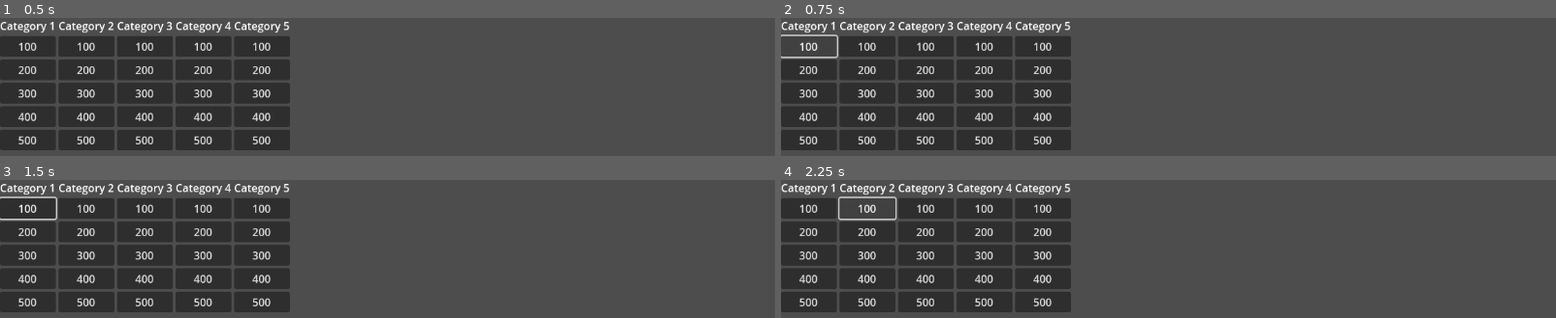
Above: before the commit, frames 1-4 (two rows, left to right).
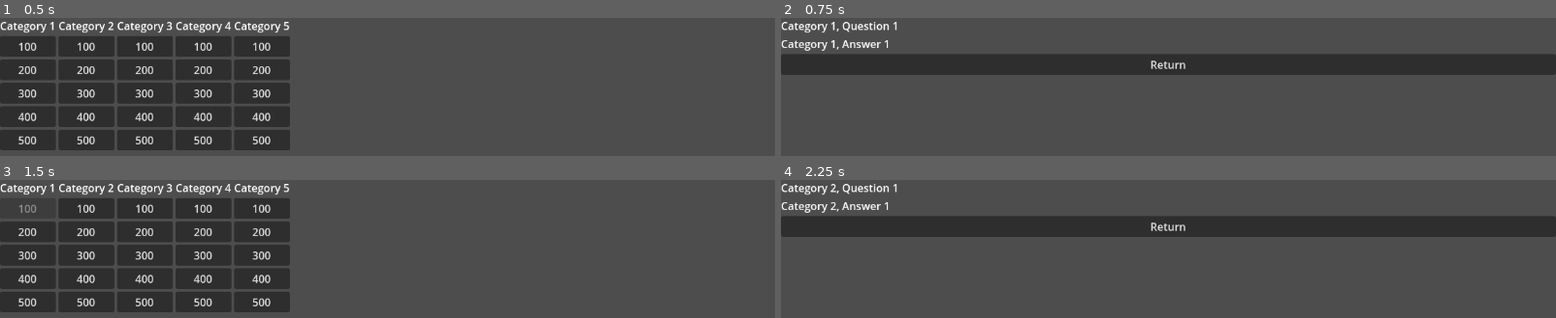
Above: after the commit, the same moments.

Repository: Team815/Jeopardy
Game: Godot game, scene res://board.tscn
Same seed, same stepped clock (60 frames per second), same inputs: the game is played once before the commit and once after it. The project has no main scene, so this scene is started directly.
Inputs (mouse positions are in pixels of both pictures, inside the frame that each line leads up to):
- Up to frame 1 (0.5 s): no input
- Up to frame 2 (0.75 s): click "100" at 0.5 s
- Up to frame 3 (1.5 s): click (387, 226) at 1.25 s, where only the run after the commit has a clickable "Return"
- Up to frame 4 (2.25 s): click "100" at 2 s

Frame 1 is identical in both runs. In frame 2, 32% of the frame differs, in the area x 0-100%, y 2-96%; in frame 3, 0.3%; in frame 4, 32%.

Commit message:
Add question selection and question removal

Diff:
--- a/board.gd
+++ b/board.gd
@@ -15,7 +15,10 @@
 			var question : Question = Question.new()
 			question.question = question_answer.Question
 			question.answer = question_answer.Answer
+			question.points = (col + 1) * 100
 			var button : QuestionButton = preload("res://question_button.tscn").instantiate()
+			button.id = col * categories.size() + row
 			button.question = question
-			button.points = (col + 1) * 100
+			if Globals.questions_asked.has(button.id):
+				button.disabled = true
 			add_child(button)
--- /dev/null
+++ b/globals.gd
@@ -0,0 +1,4 @@
+extends Node
+
+var question : Question
+var questions_asked : Array = []
--- a/project.godot
+++ b/project.godot
@@ -13,3 +13,7 @@
 config/name="Jeopardy"
 config/features=PackedStringArray("4.1", "Forward Plus")
 config/icon="res://icon.svg"
+
+[autoload]
+
+Globals="*res://globals.gd"
--- a/question.gd
+++ b/question.gd
@@ -3,3 +3,4 @@
 
 var question: String
 var answer: String
+var points: int
--- a/question_button.gd
+++ b/question_button.gd
@@ -2,11 +2,14 @@
 class_name QuestionButton
 
 
-var question : Question
-var points : int:
+var id : int
+var question : Question:
 	set(value):
-		text = str(value)
+		question = value
+		text = str(question.points)
 
 
 func _on_pressed():
-	print(str(question.question, "\n", question.answer))
+	Globals.question = question
+	Globals.questions_asked.append(id)
+	get_tree().change_scene_to_file("res://question_selection.tscn")
--- /dev/null
+++ b/question_selection.gd
@@ -0,0 +1,10 @@
+extends MarginContainer
+
+
+func _ready():
+	%Question.text = Globals.question.question
+	%Answer.text = Globals.question.answer
+
+
+func _on_return_pressed():
+	get_tree().change_scene_to_file("res://board.tscn")
--- /dev/null
+++ b/question_selection.tscn
@@ -0,0 +1,28 @@
+[gd_scene load_steps=2 format=3 uid="uid://rjkipcaetugw"]
+
+[ext_resource type="Script" path="res://question_selection.gd" id="1_j8ijk"]
+
+[node name="QuestionSelection" type="MarginContainer"]
+anchors_preset = 15
+anchor_right = 1.0
+anchor_bottom = 1.0
+grow_horizontal = 2
+grow_vertical = 2
+script = ExtResource("1_j8ijk")
+
+[node name="VBoxContainer" type="VBoxContainer" parent="."]
+layout_mode = 2
+
+[node name="Question" type="Label" parent="VBoxContainer"]
+unique_name_in_owner = true
+layout_mode = 2
+
+[node name="Answer" type="Label" parent="VBoxContainer"]
+unique_name_in_owner = true
+layout_mode = 2
+
+[node name="Return" type="Button" parent="VBoxContainer"]
+layout_mode = 2
+text = "Return"
+
+[connection signal="pressed" from="VBoxContainer/Return" to="." method="_on_return_pressed"]
